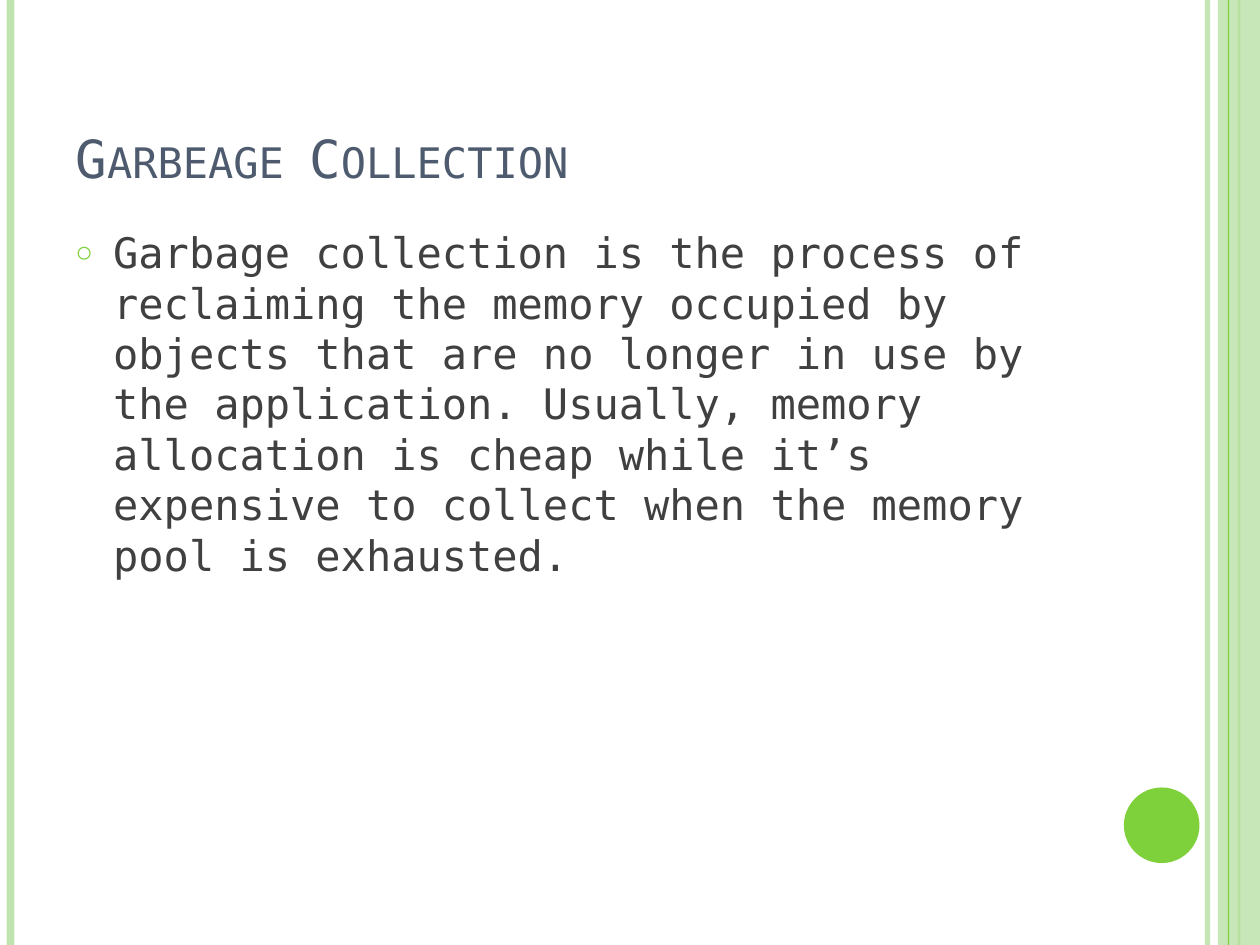
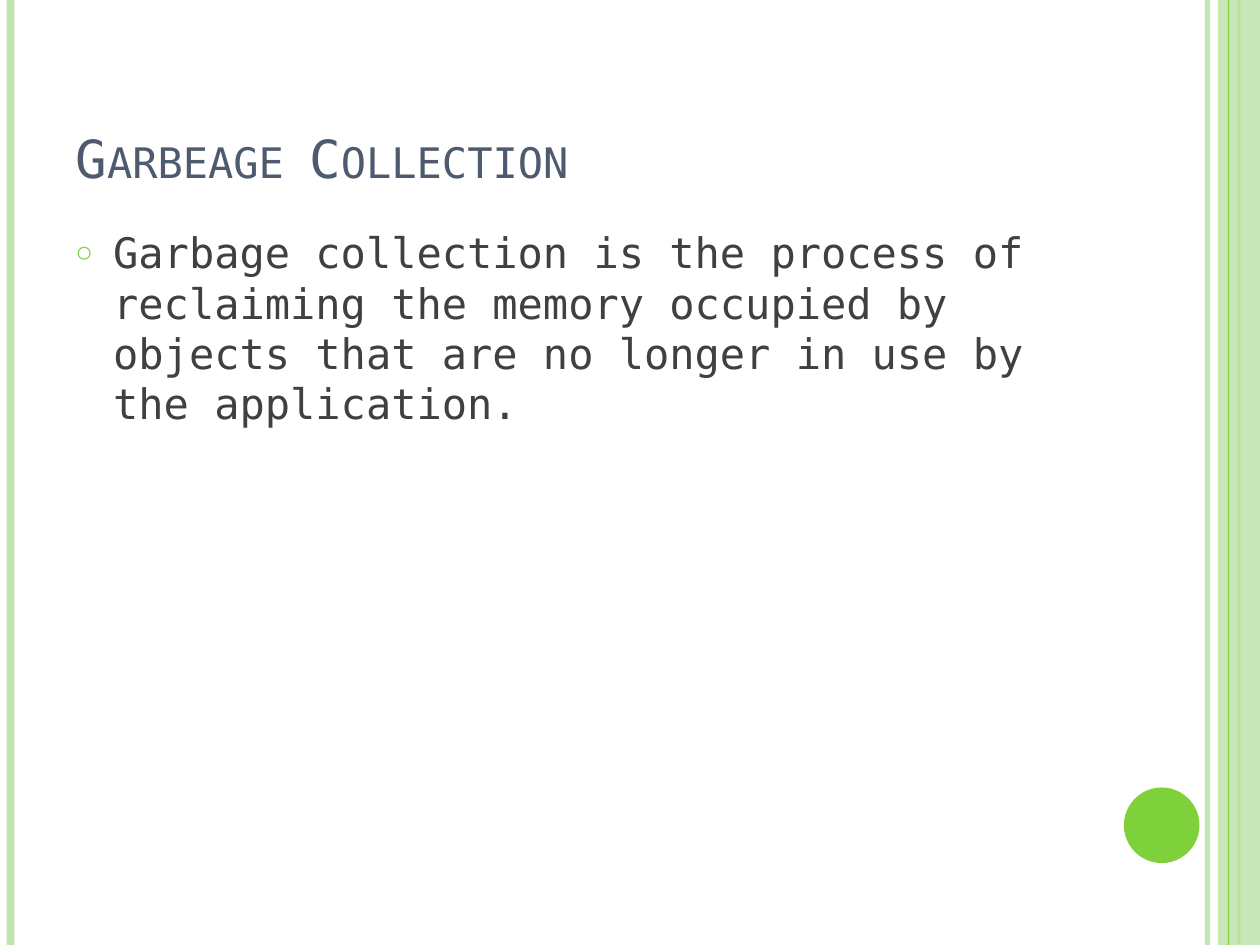
Before and after one commit to ntedgi/infra-meetings, a slide deck: slide 8 of GC&memLeaks/demand-mem-leak.pptx (slide 5 before the commit). Drawn at 1260x945 pixels with LibreOffice and Linux fonts; fonts in the diff are those of the drawing. Boxes give left, top, right and bottom in pixels: in the first picture for what was removed or moved away, otherwise in the second. Text is boxed around its words. In the diff, an @@ line names an element or a change of style, - is before the commit and + after.

```diff
--- a/GC&memLeaks/demand-mem-leak.pptx
+++ b/GC&memLeaks/demand-mem-leak.pptx
@@ text at [113,236,1024,428]: text changed @@
-○ Garbage collection is the process of reclaiming the memory occupied by objects that are no longer in use by the application. Usually, memory allocation is cheap while it’s expensive to collect when the memory pool is exhausted.
+○ Garbage collection is the process of reclaiming the memory occupied by objects that are no longer in use by the application.
```
Also in this commit, not shown: 3 other slides changed, 2 slides added, 1 slide removed, 3 other files.
